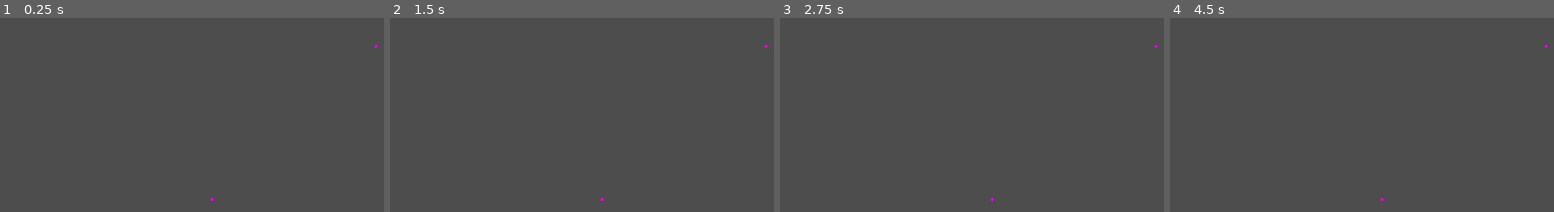
Above: before the commit, frames 1-4 (left to right).
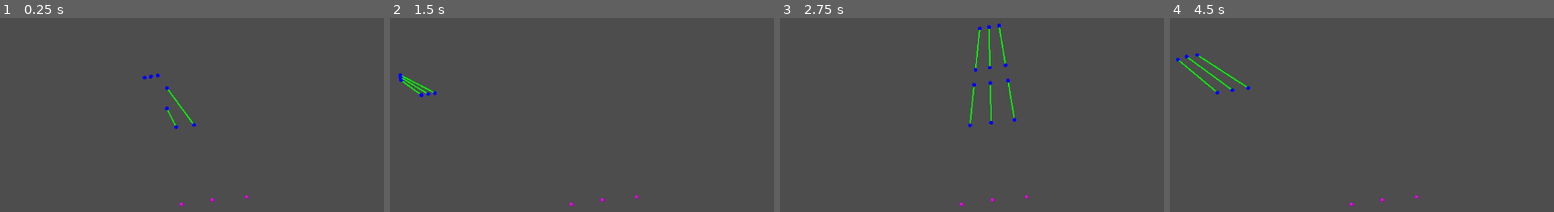
Above: after the commit, the same moments.

Repository: CaptainTriton10/ionising-radiation-simulator
Game: Godot game, scene res://main.tscn
The game is run twice, just before and just after one commit, with the same random seed, the same clock (stepped at 60 frames per second) and the same inputs.
Inputs (mouse positions are in pixels of both pictures, inside the frame that each line leads up to):
- Up to frame 1 (0.25 s): no input
- Up to frame 2 (1.5 s): tap Enter at 0.5 s; move the mouse to (685, 23) at 0.52 s; tap Space at 1.25 s; move the mouse to (outside the picture) at 1.27 s
- Up to frame 3 (2.75 s): tap Enter at 2 s; move the mouse to (outside the picture) at 2.02 s
- Up to frame 4 (4.5 s): tap Space at 2.75, 4.25 s; move the mouse to (1269, 126) at 2.77 s; tap Enter at 3.5 s; move the mouse to (1523, 105) at 3.52 s; move the mouse to (outside the picture) at 4.27 s

The runs differ from the first frame. In frame 1, 0.3% of the frame differs, in the area x 37-99%, y 14-98%; in frame 2, 0.4%; in frame 3, 0.8%, in the area x 46-99%, y 2-98%; in frame 4, 0.5%.

Commit message:
fix: draw_debug indexing error

Diff:
--- a/detector.gd
+++ b/detector.gd
@@ -1,35 +1,32 @@
 extends Marker2D
 
-var obstructions: Array:
+var debug_obstructions: Array:
 	set(value):
-		obstructions = value
+		debug_obstructions = value
 		queue_redraw()
 
-var hits: Array:
+var debug_hits: Array:
 	set(value):
-		hits = value
+		debug_hits = value
 		queue_redraw()
 
 @export var total_activity: float
+@onready var environment: Node = $".."
 
 func _draw() -> void:
-	if get_meta("draw_debug"):
+	if get_meta("draw_debug") and !debug_hits.is_empty():
 		# Draw functions are relative to the node, this offsets it
 		var pos = Vector2.ZERO - global_position
 
-		for hit in hits[0]:
-			draw_circle(pos + hit.position, 10, Color.BLUE)
+		for obstruction in debug_obstructions:
+			draw_line(pos + obstruction[0], pos + obstruction[1], Color.GREEN, 2)
 
-		for hit in hits[1]:
-			draw_circle(pos + hit.position, 10, Color.BLUE)
-
-		for obstruction in obstructions:
-			draw_line(pos + obstruction[0], pos + obstruction[1], Color.GREEN, 2)
+		for hit in debug_hits:
+			draw_circle(pos + hit.position, 3, Color.BLUE)
 
 func _physics_process(_delta: float) -> void:
 	# idrk what this does, but it is nescessary for physics raycasts
 	var space_state = get_world_2d().direct_space_state
-	var environment: Node = $".."
 
 	var rad_sources: Array[Node] = get_tree().get_nodes_in_group("rad_source")
 
@@ -41,9 +38,15 @@
 func calculate_total_activity(space_state: PhysicsDirectSpaceState2D, rad_sources: Array[Node]) -> float:
 	var activity = 0
 
+	# Reset debug drawings
+	debug_hits = []
+	debug_obstructions = []
+
 	for rad_source in rad_sources:
 		# Get collision pairs from the detector to the rad source(s)
-		hits = get_rad_source_path(space_state, rad_source.global_position)
+
+		# It's actually an Tuple[Array, Array], but that's between you and me
+		var hits: Array = get_rad_source_path(space_state, rad_source.global_position)
 
 		# Calculates the stopping power of the objects in between the detector and rad source
 		var obstruction_power = get_obstruction_power(hits[0], hits[1], rad_source.global_position)
@@ -51,13 +54,13 @@
 		# Calculates the total activity as a measure of the average period in between particle emissions
 		activity += obstruction_power
 
-	return 50 / (activity + 2)
+	return 50 / (activity + environment.background_rad)
 
 func get_rad_source_path(space_state: PhysicsDirectSpaceState2D, rad_source: Vector2) -> Array:
-	var hit_objects2 = [] # First ray        	   Second ray		   etc...
-	var hit_objects = [] # [[pos1, pos2, pos3], [pos1, pos2, pos3], []]
+	var hit_objects2: Array = []
+	var hit_objects: Array = []
 
-	# From detector to rad source
+	# From detector to rad source (forwards)
 	var from = global_position
 
 	# Number of iterations, to prevent while loop continuing infinitely
@@ -84,6 +87,8 @@
 		hit_objects.append(result)
 		prev_objects.append(result.rid)
 
+		debug_hits.append(result)
+
 		iterations += 1
 
 	# From rad source to detector (backwards)
@@ -108,6 +113,8 @@
 		from = result.position
 		hit_objects2.append(result)
 		prev_objects.append(result.rid)
+
+		debug_hits.append(result)
 
 		iterations += 1
 
@@ -136,7 +143,7 @@
 	# 2nd array is backwards so it must be reversed
 	obstructions2.reverse()
 
-	obstructions = []
+	var obstructions = []
 
 	for j in range(len(obstructions1)):
 		obstructions.append([obstructions1[j].position, obstructions2[j].position])
@@ -147,11 +154,13 @@
 		a = obstruction[0].x - obstruction[1].x
 		b = obstruction[0].y - obstruction[1].y
 
+		debug_obstructions.append([obstruction[0], obstruction[1]])
+
 		total_thickness += sqrt(a ** 2 + b ** 2)
 
 	# Arbitrary value, smaller value means the material can stop more
 	# radiation, larger value means less of an effect
-	var lambda = 0.2
+	var lambda = 0.05
 	var reduction_multiplier = exp(-(total_thickness / 650) / lambda)
 
 	total_power += distance_power * reduction_multiplier
--- a/main.tscn
+++ b/main.tscn
@@ -9,7 +9,7 @@
 radius = 82.1523
 
 [sub_resource type="RectangleShape2D" id="RectangleShape2D_ig7tw"]
-size = Vector2(63, 301.40646)
+size = Vector2(63, 63.777954)
 
 [sub_resource type="PlaceholderTexture2D" id="PlaceholderTexture2D_h2yge"]
 
@@ -17,30 +17,34 @@
 script = ExtResource("1_1bvp3")
 
 [node name="Area2D" type="Area2D" parent="."]
-position = Vector2(387, 322)
+position = Vector2(210, 497)
 
 [node name="CollisionShape2D" type="CollisionShape2D" parent="Area2D"]
 shape = SubResource("CircleShape2D_ig7tw")
 debug_color = Color(0.051509894, 0.12463001, 0.21402127, 0.41960785)
 
 [node name="Area2D2" type="Area2D" parent="."]
-position = Vector2(783, 321)
+position = Vector2(795, 405.00003)
+rotation = 1.4467841
+scale = Vector2(1, 5.306504)
 
 [node name="CollisionShape2D" type="CollisionShape2D" parent="Area2D2"]
 shape = SubResource("RectangleShape2D_ig7tw")
 debug_color = Color(0.051509894, 0.12463001, 0.21402127, 0.41960785)
 
 [node name="Area2D3" type="Area2D" parent="."]
-position = Vector2(613, 321)
+position = Vector2(567.00006, 349)
+rotation = -0.1530647
+scale = Vector2(6, 1)
 
 [node name="CollisionShape2D" type="CollisionShape2D" parent="Area2D3"]
 shape = SubResource("RectangleShape2D_ig7tw")
 debug_color = Color(0.051509894, 0.12463001, 0.21402127, 0.41960785)
 
 [node name="detector" type="Marker2D" parent="."]
-position = Vector2(222, 322)
+position = Vector2(694, 260)
 script = ExtResource("1_ig7tw")
-metadata/draw_debug = false
+metadata/draw_debug = true
 
 [node name="AudioStreamPlayer2D" type="AudioStreamPlayer2D" parent="detector"]
 stream = ExtResource("2_0xm2m")
@@ -49,7 +53,7 @@
 script = ExtResource("3_h2yge")
 
 [node name="rad_source" type="Marker2D" parent="." groups=["rad_source"]]
-position = Vector2(959, 329)
+position = Vector2(651, 579)
 
 [node name="Sprite2D" type="Sprite2D" parent="rad_source"]
 scale = Vector2(5, 5)
@@ -61,3 +65,10 @@
 [node name="Sprite2D" type="Sprite2D" parent="rad_source2"]
 scale = Vector2(5, 5)
 texture = SubResource("PlaceholderTexture2D_h2yge")
+
+[node name="rad_source3" type="Marker2D" parent="." groups=["rad_source"]]
+position = Vector2(754, 567)
+
+[node name="Sprite2D" type="Sprite2D" parent="rad_source3"]
+scale = Vector2(5, 5)
+texture = SubResource("PlaceholderTexture2D_h2yge")
